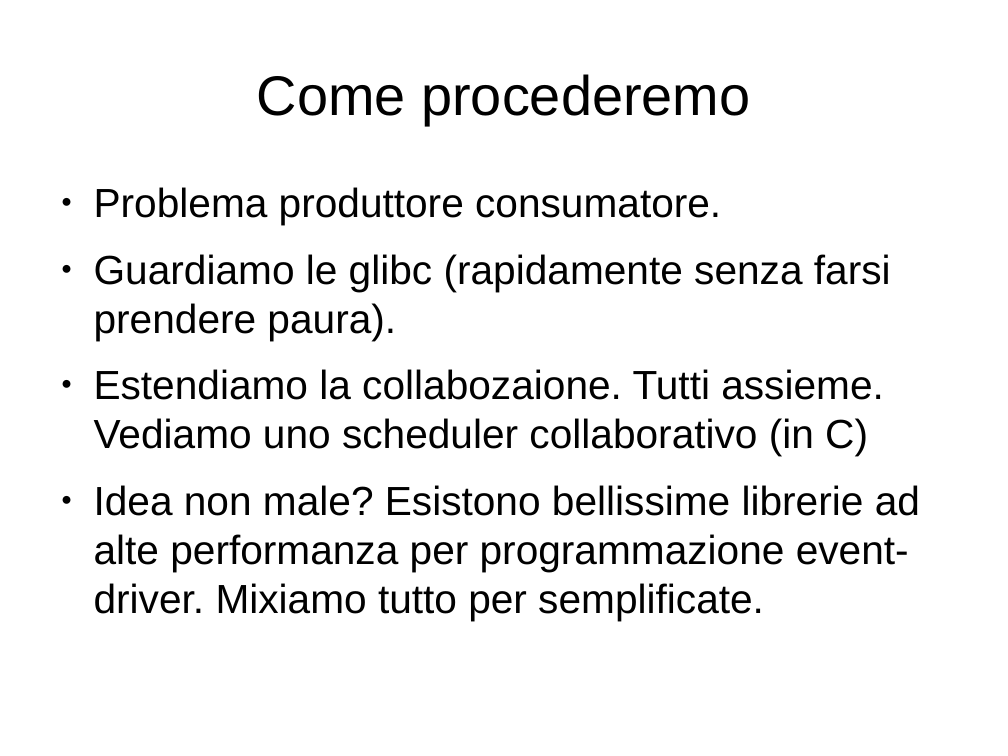
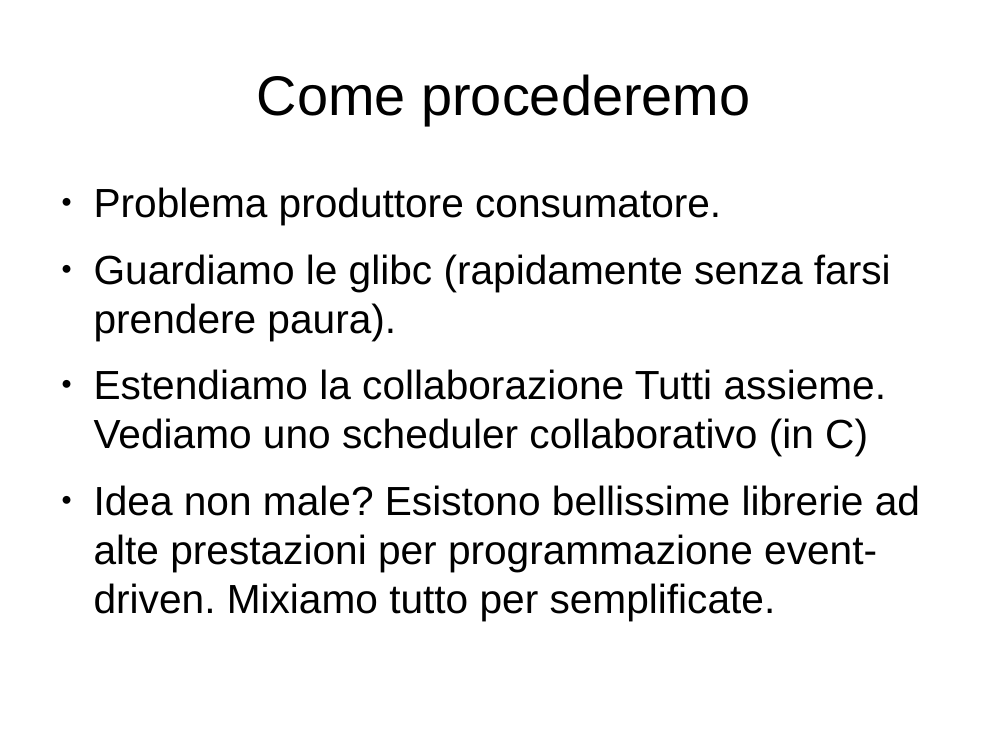
Before and after one commit to mdionisio/workshop_coroutine, a slide deck: slide 4 of presentazione.odp. Drawn at 1008x756 pixels with LibreOffice and Linux fonts; fonts in the diff are those of the drawing. Boxes give left, top, right and bottom in pixels: in the first picture for what was removed or moved away, otherwise in the second. Text is boxed around its words. In the diff, an @@ line names an element or a change of style, - is before the commit and + after.

```diff
--- a/presentazione.odp
+++ b/presentazione.odp
@@ text at bbox=[94, 369, 920, 620]: text changed @@
-● Estendiamo la collabozaione. Tutti assieme. Vediamo uno scheduler collaborativo (in C)
-● Idea non male? Esistono bellissime librerie ad alte performanza per programmazione event-driver. Mixiamo tutto per semplificate.
+● Estendiamo la collaborazione Tutti assieme. Vediamo uno scheduler collaborativo (in C)
+● Idea non male? Esistono bellissime librerie ad alte prestazioni per programmazione event-driven. Mixiamo tutto per semplificate.
```
Also in this commit, not shown: 5 other slides changed.
